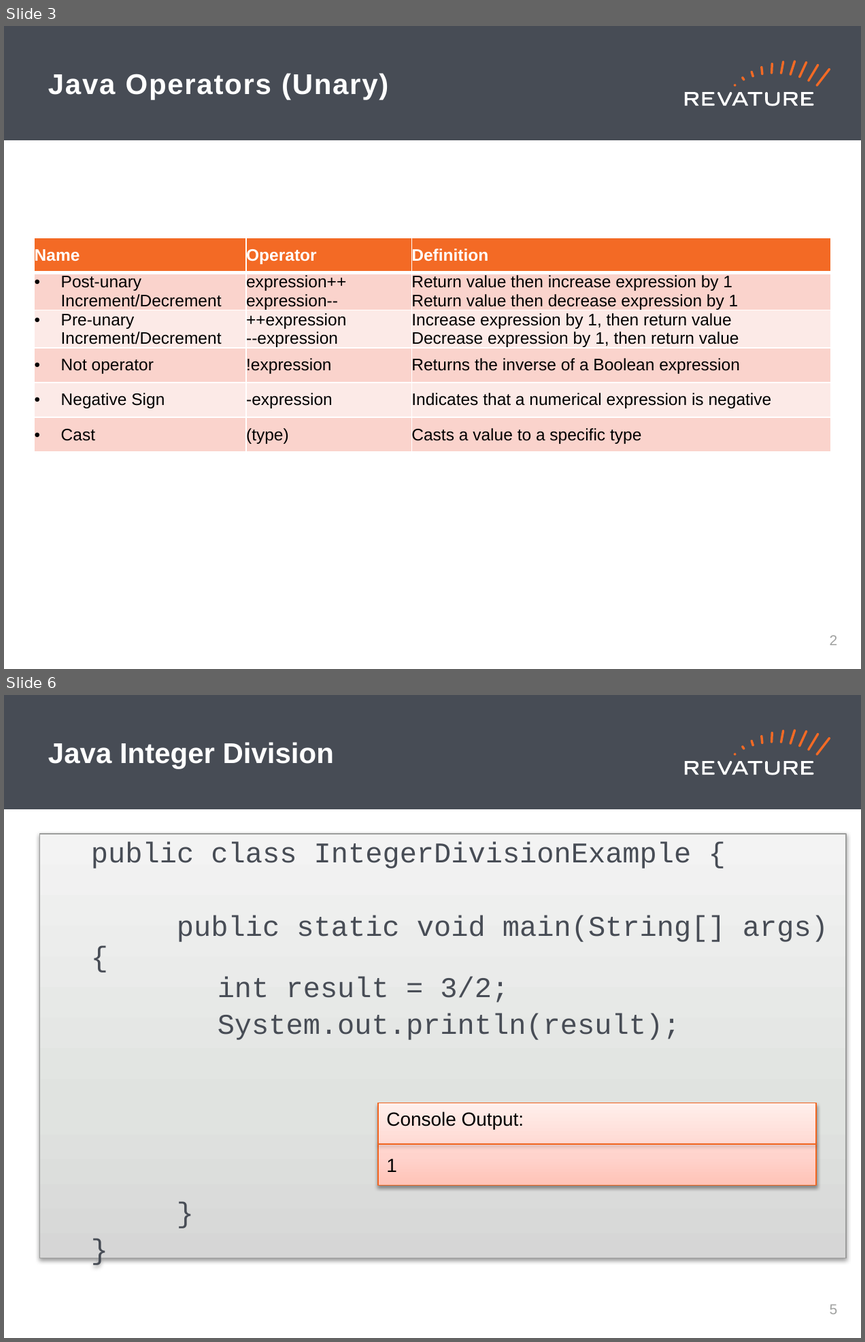
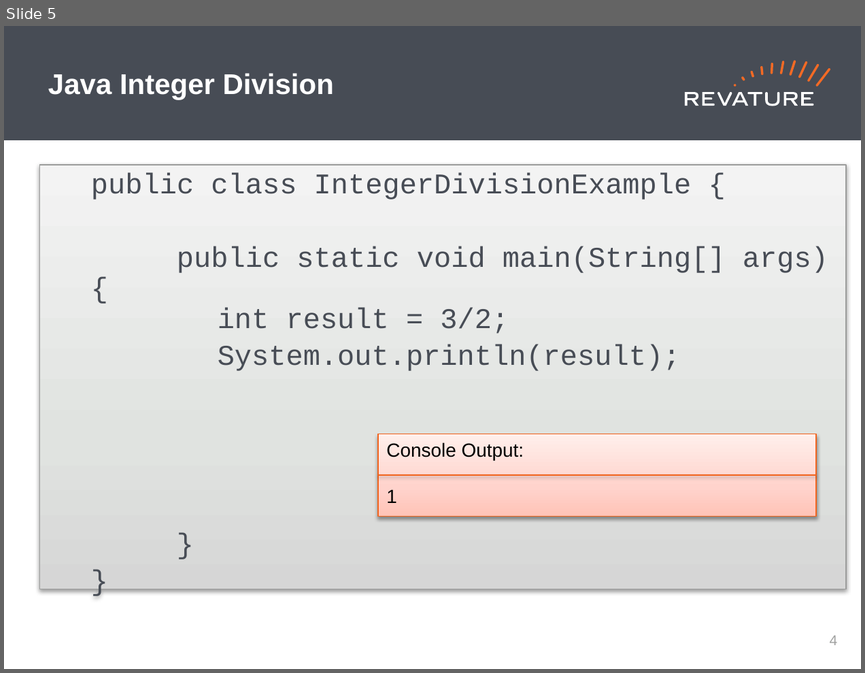
Before and after one commit to cynthia-enciso/RAP-210830, a slide deck: PPTs/day-3.pptx. Shown one above the other, each under a label of ours: slides 3 and 6 before the commit, slide 5 after it; the slides between them are not shown. The pictures are 865x1342 and 865x673 pixels, drawn with LibreOffice and Linux fonts; fonts in the diff are those of the drawing. Boxes give left, top, right and bottom in pixels: in the first picture for what was removed or moved away, otherwise in the second. Text is boxed around its words. In the diff, an @@ line names an element or a change of style, - is before the commit and + after.

```diff
--- a/PPTs/day-3.pptx
+++ b/PPTs/day-3.pptx
@@ slide 3 removed at (4, 26, 861, 669), background #FFFFFF; not listed: 19 template elements that a slide beside it also shows @@
@@ title removed at (48, 73, 388, 99) @@
-Java Operators (Unary)
@@ table removed at (34, 237, 830, 457), 6 rows, 3 columns @@
-Name | Operator | Definition
-Post-unary Increment/Decrement | expression++ / expression-- | Return value then increase expression by 1 / Return value then decrease expression by 1
-Pre-unary Increment/Decrement | ++expression / --expression | Increase expression by 1, then return value / Decrease expression by 1, then return value
-Not operator | !expression | Returns the inverse of a Boolean expression
-Negative Sign | -expression | Indicates that a numerical expression is negative
-Cast | (type) | Casts a value to a specific type
@@ page number removed at (830, 635, 838, 645) @@
-2
@@ what was slide 6 is now slide 5 @@
@@ page number at (830, 635, 838, 645): text changed @@
-5
+4
```
Also in this commit, not shown: 2 slides changed, 2 slides added, 2 other slides removed, 10 other files.
